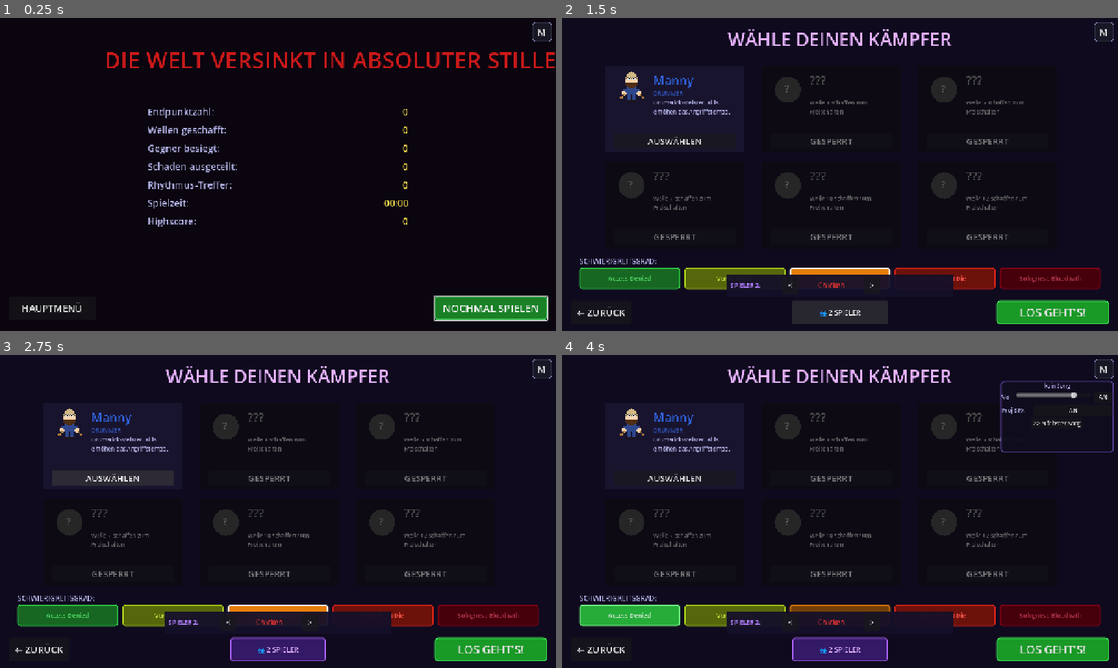
Above: before the commit, frames 1-4 (two rows, left to right).
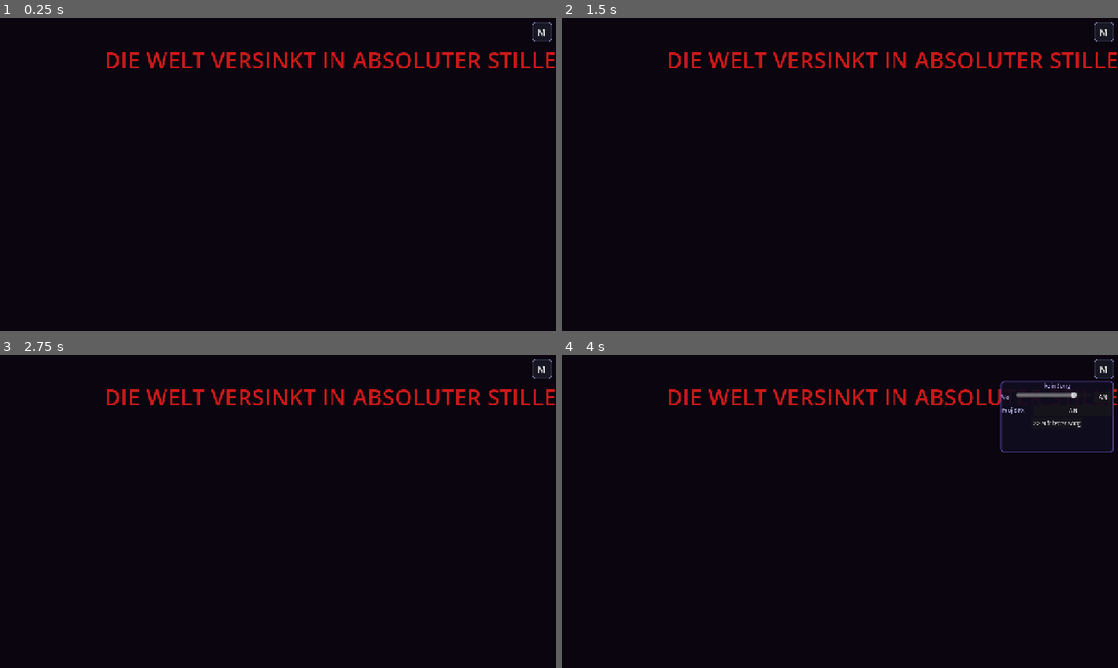
Above: after the commit, the same moments.

Repository: nimraseflor84/home-reared-meat-loud-enough-to-kill
Game: Godot game, scene res://scenes/game_over.tscn
Two runs of this game, one before a commit and one after it. Both use one fixed random seed, a clock stepped at 60 frames per second and the inputs below. This scene is started directly instead of the project's main scene. Sound files missing from this copy of the repository are replaced by a short silence.
Inputs (mouse positions are in pixels of both pictures, inside the frame that each line leads up to):
- Up to frame 1 (0.25 s): no input
- Up to frame 2 (1.5 s): click (1051, 309) at 0.5 s, where only the run before the commit has a clickable "NOCHMAL SPIELEN"; click (840, 312) at 1.25 s, where only the run before the commit has a clickable "👤 SOLO"
- Up to frame 3 (2.75 s): click (111, 477) at 2 s, where only the run before the commit has a clickable "AUSWÄHLEN"
- Up to frame 4 (4 s): click "M" at 2.75 s; click (628, 614) at 3.5 s, where only the run before the commit has a clickable "Access Denied"

The runs differ from the first frame. In frame 1, 2.9% of the frame differs, in the area x 4-99%, y 28-97%; in frame 2, 20%; in frame 3, 21%, in the area x 2-100%, y 3-98%; in frame 4, 20%.
Error after the commit: Invalid call. Nonexistent function 'random_death_quote' in base 'Node (localization_manager.gd)'. (res://scripts/ui/game_over.gd:75)

Commit message:
Feature: Signature-Waffen (pro Charakter, freischaltbar auf Drink Fight Die!) + Credits-Update + reinfahrender Tod-Spruch

Diff:
--- a/scripts/ui/game_over.gd
+++ b/scripts/ui/game_over.gd
@@ -4,6 +4,7 @@
 var _won: bool = false
 var _is_high_score: bool = false
 var _high_score_banner: Label = null
+var _quote_label: Label = null
 
 func _ready() -> void:
 	_won = GameManager.run_stats.get("won", false)
@@ -29,6 +30,11 @@
 		var s: float = 1.0 + 0.05 * sin(_anim_time * 4.0)
 		_high_score_banner.scale = Vector2(s, s)
 		_high_score_banner.pivot_offset = _high_score_banner.size * 0.5
+	# Spruch nach dem Reinfahren dezent pulsieren lassen, damit er auffaellt
+	if is_instance_valid(_quote_label):
+		var qs: float = 1.0 + 0.04 * sin(_anim_time * 3.5)
+		_quote_label.pivot_offset = _quote_label.size * 0.5
+		_quote_label.scale = Vector2(qs, qs)
 	queue_redraw()
 
 func _build_ui() -> void:
@@ -54,6 +60,33 @@
 	title.add_theme_font_size_override("font_size", 52)
 	add_child(title)
 
+	# Zufaelliger Spott-Spruch beim Tod (einer von 10, lokalisiert).
+	# Beim Sieg gibt es nichts zu spotten.
+	if not _won:
+		var quote = Label.new()
+		quote.set_anchors_preset(PRESET_CENTER_TOP)
+		quote.anchor_left = 0.5
+		quote.anchor_right = 0.5
+		var quote_target := Vector2(-450, 172)
+		quote.position = quote_target
+		quote.size = Vector2(900, 32)
+		quote.horizontal_alignment = HORIZONTAL_ALIGNMENT_CENTER
+		quote.autowrap_mode = TextServer.AUTOWRAP_WORD
+		quote.text = LocalizationManager.random_death_quote()
+		quote.add_theme_color_override("font_color", Color(0.98, 0.82, 0.45))
+		quote.add_theme_color_override("font_outline_color", Color.BLACK)
+		quote.add_theme_constant_override("outline_size", 4)
+		quote.add_theme_font_size_override("font_size", 22)
+		add_child(quote)
+		_quote_label = quote
+		# Spruch faehrt von links rein und blendet ein, damit er auffaellt
+		quote.position = Vector2(quote_target.x - 1500.0, quote_target.y)
+		quote.modulate = Color(1, 1, 1, 0)
+		var tw := create_tween()
+		tw.set_parallel(true)
+		tw.tween_property(quote, "position:x", quote_target.x, 0.7).set_delay(0.45).set_trans(Tween.TRANS_BACK).set_ease(Tween.EASE_OUT)
+		tw.tween_property(quote, "modulate:a", 1.0, 0.45).set_delay(0.45)
+
 	# NEW HIGH SCORE banner - direkt unter dem Titel pulsierend
 	if _is_high_score:
 		_high_score_banner = Label.new()
@@ -67,6 +100,24 @@
 		_high_score_banner.add_theme_color_override("font_color", Color(1.0, 0.95, 0.25))
 		_high_score_banner.add_theme_font_size_override("font_size", 30)
 		add_child(_high_score_banner)
+
+	# Signature-Waffe in diesem Run freigeschaltet (Sieg auf Stufe 3+)
+	var unlocked_weapon: String = String(GameManager.run_stats.get("weapon_just_unlocked", ""))
+	if unlocked_weapon != "":
+		var de: bool = LocalizationManager.current_language == "de"
+		var wl = Label.new()
+		wl.set_anchors_preset(PRESET_CENTER_TOP)
+		wl.anchor_left = 0.5
+		wl.anchor_right = 0.5
+		wl.position = Vector2(-450, 168)
+		wl.size = Vector2(900, 30)
+		wl.horizontal_alignment = HORIZONTAL_ALIGNMENT_CENTER
+		wl.text = "Signature-Waffe freigeschaltet!" if de else "Signature weapon unlocked!"
+		wl.add_theme_color_override("font_color", Color(1.0, 0.85, 0.2))
+		wl.add_theme_color_override("font_outline_color", Color.BLACK)
+		wl.add_theme_constant_override("outline_size", 3)
+		wl.add_theme_font_size_override("font_size", 22)
+		add_child(wl)
 
 	# Stats panel
 	var dmg_val = GameManager.run_stats.get("damage_dealt", 0)
